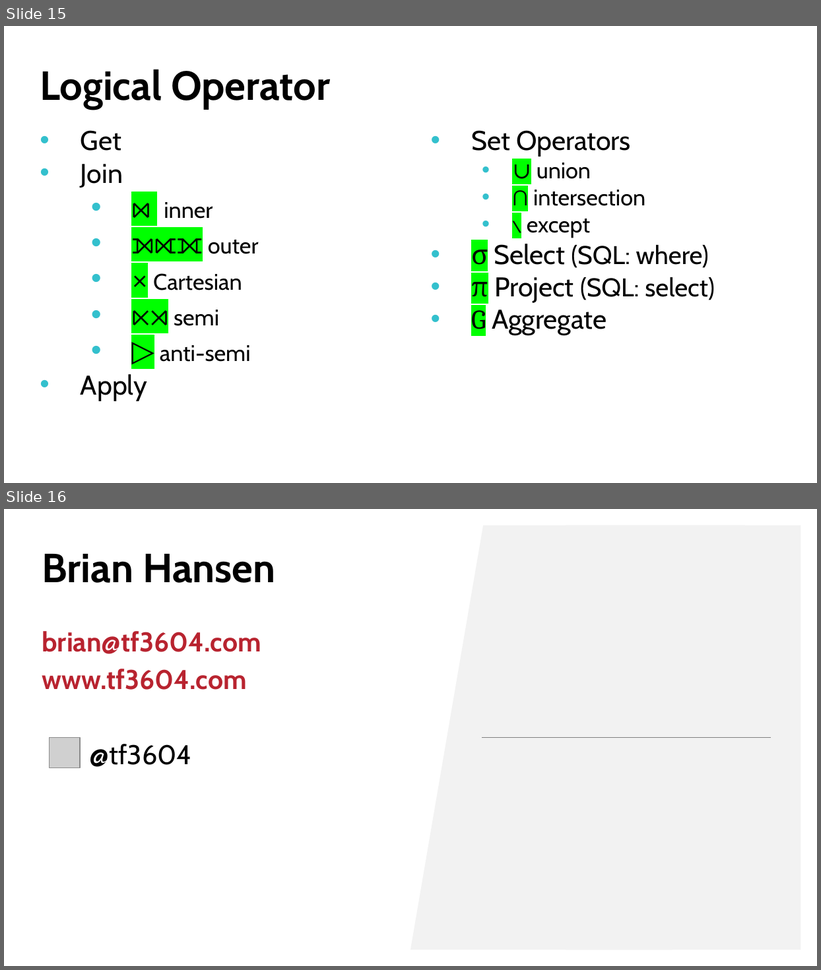
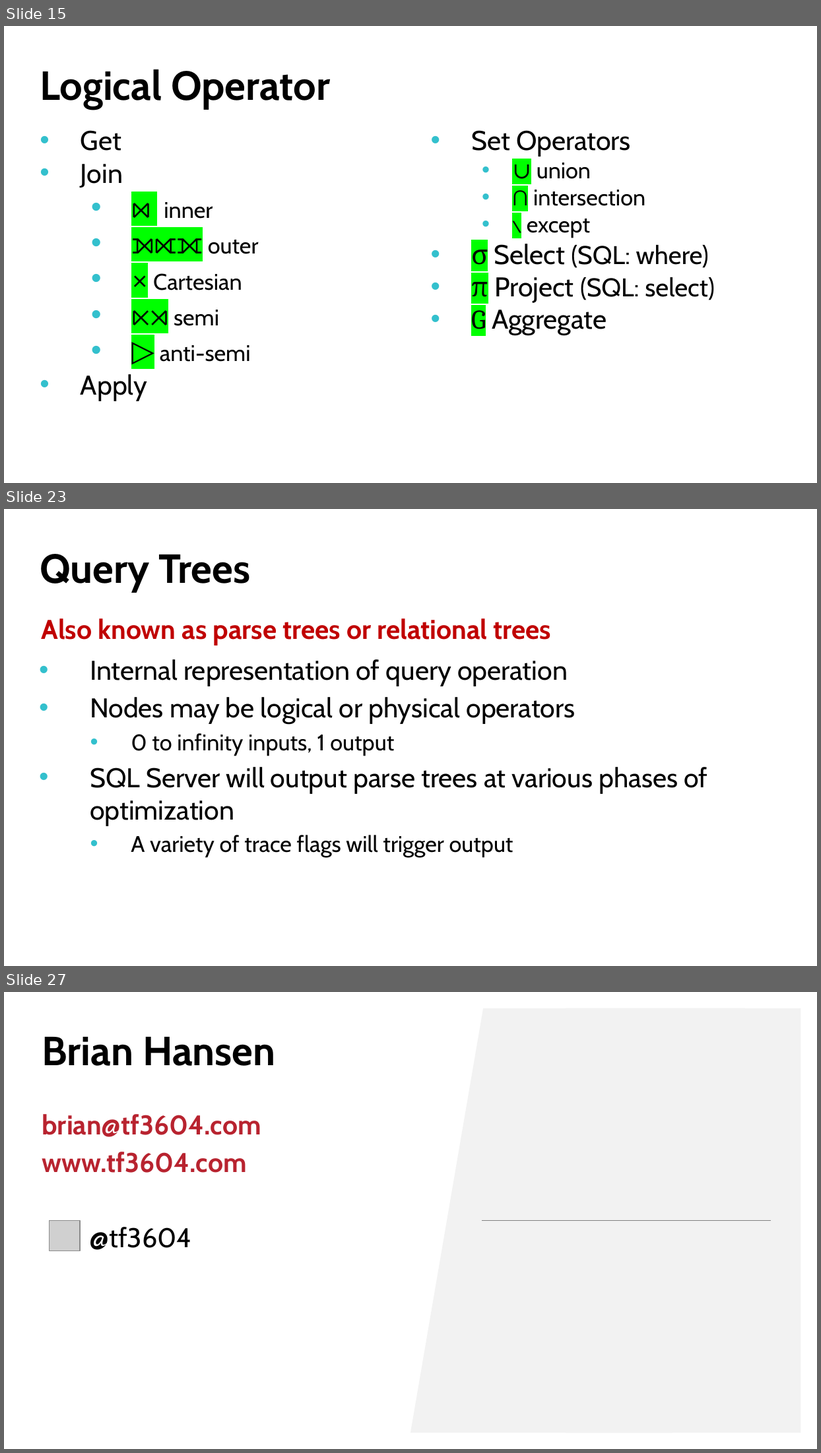
Before and after one commit to tf3604/OptimizerPresentation, a slide deck: Hansen - Get Your Optimizer to Give up All Its Secrets.pptx. Shown one above the other, each under a label of ours: slides 15 and 16 before the commit, slides 15, 23 and 27 after it; the slides between them are not shown. The pictures are 821x970 and 821x1453 pixels, drawn with LibreOffice and Linux fonts; fonts in the diff are those of the drawing; grey boxes stand for pictures; background and template pictures are left out. Boxes give left, top, right and bottom in pixels: in the first picture for what was removed or moved away, otherwise in the second. Text is boxed around its words. In the diff, an @@ line names an element or a change of style, - is before the commit and + after.

```diff
--- a/Hansen - Get Your Optimizer to Give up All Its Secrets.pptx
+++ b/Hansen - Get Your Optimizer to Give up All Its Secrets.pptx
@@ slide 23 added at [4,509,817,966], background picture (left out) @@
@@ title added at [40,554,250,592], 36 pt, text #000000, bold @@
+Query Trees
@@ text added at [42,619,552,646], 24 pt, text #C00000, bold @@
+Also known as parse trees or relational trees
@@ text added at [90,659,708,858], 24 pt, text #000000 @@
+• Internal representation of query operation
+• Nodes may be logical or physical operators
+  • 0 to infinity inputs, 1 output
+• SQL Server will output parse trees at various phases of optimization
+  • A variety of trace flags will trigger output
@@ what was slide 16 is now slide 27 @@
```
Also in this commit, not shown: 10 other slides added.
